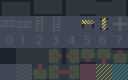
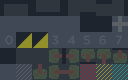
Comparing the layer stacks of the two (128, 80) images. Changes:
added group "SMALL" with 1 layers above "_unused" over (0, 0, 128, 48)
added layer "small_version" in group "SMALL" over (0, 0, 128, 48)
added layer "progress_demo" above "progress_bulld" over (33, 32, 48, 48)
added layer "progress_bulld" above "barricade_small" over (16, 32, 32, 48)
added layer "barricade_small" above "barricade" over (80, 16, 96, 32)
added layer "barricade" above "Background" over (80, 16, 96, 32)
